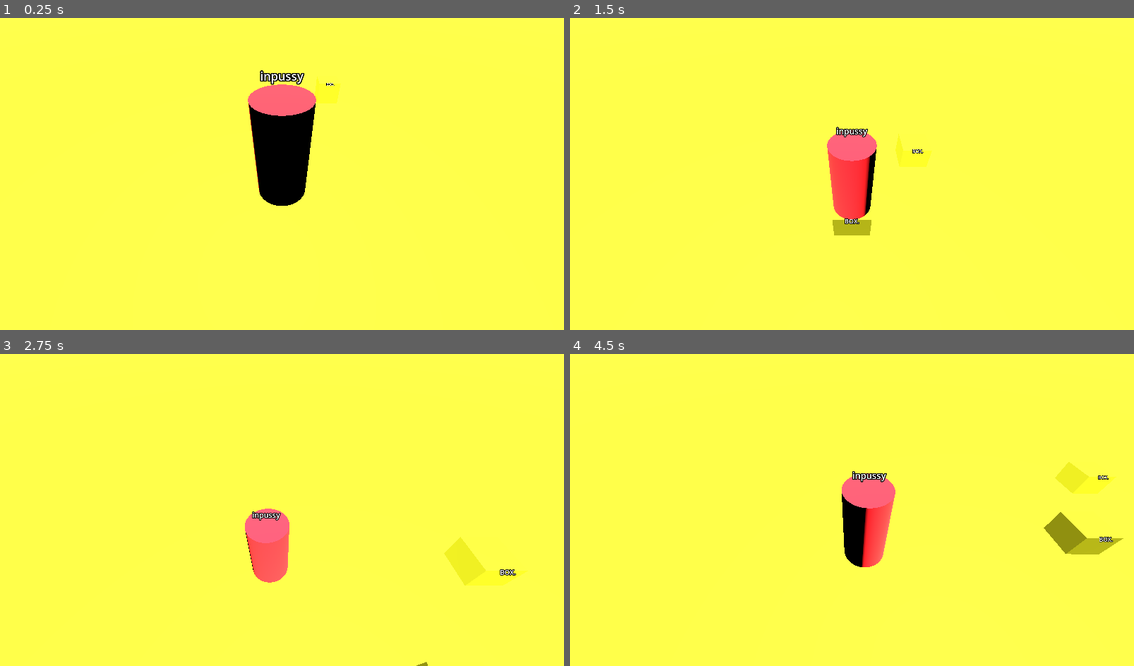
Above: before the commit, frames 1-4 (two rows, left to right).
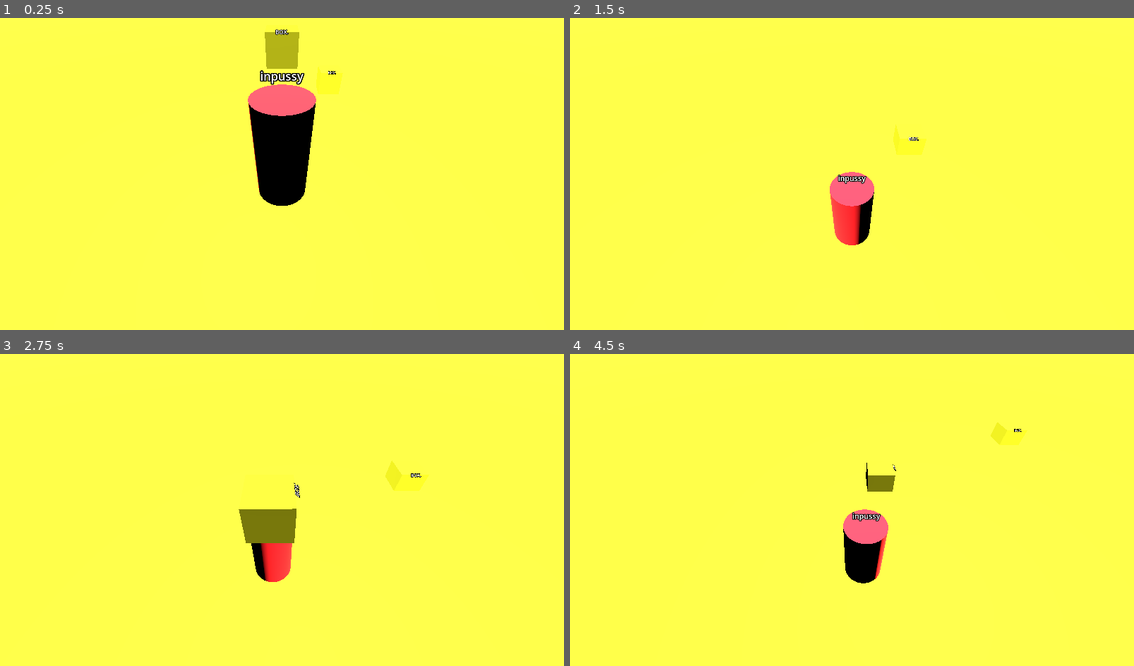
Above: after the commit, the same moments.

Repository: ferafiks/game-dzem-2
Game: Godot game, scene res://test_level.tscn
The game is run twice, just before and just after one commit, with the same random seed, the same clock (stepped at 60 frames per second) and the same inputs.
Inputs:
- Up to frame 1 (0.25 s): no input
- Up to frame 2 (1.5 s): tap Enter (ui_accept) at 0.5, 0.77, 1.07 s; hold Up (ui_up) from 0.53 s (still down); tap E (interact, bound only before the commit) at 0.6 s; tap Q (drop, bound only after the commit) at 0.8, 1.35 s
- Up to frame 3 (2.75 s): tap Enter (ui_accept) at 1.52, 1.55, 1.82, 2.1 s; release Up (ui_up) at 2.03 s; hold Left (ui_left) from 2.03 s (still down); tap E (interact, bound only before the commit) at 2.3 s
- Up to frame 4 (4.5 s): tap E (interact, bound only before the commit) at 2.85, 4.35 s; tap Enter (ui_accept) at 3.02, 3.32, 3.77, 3.8, 4.07 s; tap Q (drop, bound only after the commit) at 3.05, 3.6 s; release Left (ui_left) at 3.53 s; hold Down (ui_down) 3.53-4.28 s; hold Right (ui_right) from 4.28 s (still down)

The runs differ from the first frame. In frame 1, 1.0% of the frame differs, in the area x 46-61%, y 3-28%; in frame 2, 3.0%; in frame 3, 3.2%; in frame 4, 4.1%, in the area x 48-99%, y 21-74%.

Commit message:
GRABBING IS NOWLCDIUSADKJHJKHCFMBNAZDNHSAMZXNCBHJDSFERK,ZDSVHK<SKAX

Diff:
--- /dev/null
+++ b/crate.gd
@@ -0,0 +1,17 @@
+extends RigidBody3D
+
+
+# Called when the node enters the scene tree for the first time.
+func take(node_pos):
+	rotation = Vector3.ZERO
+	rotation.y = randf_range(0,359)
+	print(node_pos, get_parent_node_3d().position)
+	var correct_pos = node_pos
+	print(correct_pos)
+	position = correct_pos
+	if position == correct_pos:
+		print('TAKEN: ', self)
+		process_mode = Node.PROCESS_MODE_DISABLED
+func drop():
+	process_mode = Node.PROCESS_MODE_ALWAYS
+	print('DROPPED: ', self)
--- a/crate.tscn
+++ b/crate.tscn
@@ -1,17 +1,26 @@
 [gd_scene format=3 uid="uid://dsvbntut4fm2u"]
+
+[ext_resource type="Script" uid="uid://c088eseierot8" path="res://crate.gd" id="1_uep05"]
 
 [sub_resource type="BoxShape3D" id="BoxShape3D_4417n"]
 
 [sub_resource type="BoxMesh" id="BoxMesh_uep05"]
 
 [node name="Crate" type="RigidBody3D" unique_id=1698030415 groups=["grabbale"]]
+disable_mode = 1
+script = ExtResource("1_uep05")
 
 [node name="CollisionShape3D" type="CollisionShape3D" parent="." unique_id=494948200]
+transform = Transform3D(1, 0, 0, 0, 1, 0, 0, 0, 1, 0, 0.5, 0)
 shape = SubResource("BoxShape3D_4417n")
 
 [node name="MeshInstance3D" type="MeshInstance3D" parent="." unique_id=2128568234]
+transform = Transform3D(1, 0, 0, 0, 1, 0, 0, 0, 1, 0, 0.5, 0)
 mesh = SubResource("BoxMesh_uep05")
 
 [node name="Label3D" type="Label3D" parent="." unique_id=771356463]
-transform = Transform3D(1, 0, 0, 0, 0.70710677, 0.70710677, 0, -0.70710677, 0.70710677, 0, 0.49210835, 0.5301025)
+transform = Transform3D(1, 0, 0, 0, 0.70710677, 0.70710677, 0, -0.70710677, 0.70710677, 0, 1.0140084, 0.5301025)
 text = "BOX."
+
+[node name="CrateTopMarker3D" type="Marker3D" parent="." unique_id=455581682]
+transform = Transform3D(1, 0, 0, 0, 1, 0, 0, 0, 1, 0, 1, 0)
--- /dev/null
+++ b/customer.tscn
@@ -0,0 +1,18 @@
+[gd_scene format=3 uid="uid://qkkiksge1seq"]
+
+[sub_resource type="PrismMesh" id="PrismMesh_8l5f2"]
+
+[sub_resource type="ConcavePolygonShape3D" id="ConcavePolygonShape3D_7tiyv"]
+data = PackedVector3Array(0, 0.5, 0.5, 0.5, -0.5, 0.5, -0.5, -0.5, 0.5, 0, 0.5, -0.5, -0.5, -0.5, -0.5, 0.5, -0.5, -0.5, 0, 0.5, 0.5, 0, 0.5, -0.5, 0.5, -0.5, 0.5, 0, 0.5, -0.5, 0.5, -0.5, -0.5, 0.5, -0.5, 0.5, 0, 0.5, -0.5, 0, 0.5, 0.5, -0.5, -0.5, -0.5, 0, 0.5, 0.5, -0.5, -0.5, 0.5, -0.5, -0.5, -0.5, -0.5, -0.5, 0.5, 0.5, -0.5, 0.5, -0.5, -0.5, -0.5, 0.5, -0.5, 0.5, 0.5, -0.5, -0.5, -0.5, -0.5, -0.5)
+
+[node name="Customer" type="StaticBody3D" unique_id=495619890]
+
+[node name="MeshInstance3D" type="MeshInstance3D" parent="." unique_id=122064011]
+mesh = SubResource("PrismMesh_8l5f2")
+
+[node name="CollisionShape3D" type="CollisionShape3D" parent="." unique_id=1133539847]
+shape = SubResource("ConcavePolygonShape3D_7tiyv")
+
+[node name="Label3D" type="Label3D" parent="." unique_id=1743519795]
+transform = Transform3D(1, 0, 0, 0, 0.70710677, 0.70710677, 0, -0.70710677, 0.70710677, 0, 0, 0.6102022)
+text = "CUSTYOSKJA"
--- a/project.godot
+++ b/project.godot
@@ -21,9 +21,40 @@
 
 [input]
 
-interact={
+take={
 "deadzone": 0.2,
 "events": [Object(InputEventKey,"resource_local_to_scene":false,"resource_name":"","device":-1,"window_id":0,"alt_press …(192 unchanged characters)…
+, Object(InputEventMouseButton,"resource_local_to_scene":false,"resource_name":"","device":-1,"window_id":0,"alt_pressed":false,"shift_pressed":false,"ctrl_pressed":false,"meta_pressed":false,"button_mask":1,"position":Vector2(333, 25),"global_position":Vector2(342, 73),"factor":1.0,"button_index":1,"canceled":false,"pressed":true,"double_click":false,"script":null)
+]
+}
+drop={
+"deadzone": 0.2,
+"events": [Object(InputEventKey,"resource_local_to_scene":false,"resource_name":"","device":-1,"window_id":0,"alt_pressed":false,"shift_pressed":false,"ctrl_pressed":false,"meta_pressed":false,"pressed":false,"keycode":0,"physical_keycode":81,"key_label":0,"unicode":113,"location":0,"echo":false,"script":null)
+, Object(InputEventMouseButton,"resource_local_to_scene":false,"resource_name":"","device":-1,"window_id":0,"alt_pressed":false,"shift_pressed":false,"ctrl_pressed":false,"meta_pressed":false,"button_mask":2,"position":Vector2(156, 12),"global_position":Vector2(165, 60),"factor":1.0,"button_index":2,"canceled":false,"pressed":true,"double_click":false,"script":null)
+]
+}
+up={
+"deadzone": 0.2,
+"events": [Object(InputEventKey,"resource_local_to_scene":false,"resource_name":"","device":-1,"window_id":0,"alt_pressed":false,"shift_pressed":false,"ctrl_pressed":false,"meta_pressed":false,"pressed":false,"keycode":0,"physical_keycode":87,"key_label":0,"unicode":119,"location":0,"echo":false,"script":null)
+, Object(InputEventKey,"resource_local_to_scene":false,"resource_name":"","device":-1,"window_id":0,"alt_pressed":false,"shift_pressed":false,"ctrl_pressed":false,"meta_pressed":false,"pressed":false,"keycode":0,"physical_keycode":4194320,"key_label":0,"unicode":0,"location":0,"echo":false,"script":null)
+]
+}
+down={
+"deadzone": 0.2,
+"events": [Object(InputEventKey,"resource_local_to_scene":false,"resource_name":"","device":-1,"window_id":0,"alt_pressed":false,"shift_pressed":false,"ctrl_pressed":false,"meta_pressed":false,"pressed":false,"keycode":0,"physical_keycode":83,"key_label":0,"unicode":115,"location":0,"echo":false,"script":null)
+, Object(InputEventKey,"resource_local_to_scene":false,"resource_name":"","device":-1,"window_id":0,"alt_pressed":false,"shift_pressed":false,"ctrl_pressed":false,"meta_pressed":false,"pressed":false,"keycode":0,"physical_keycode":4194322,"key_label":0,"unicode":0,"location":0,"echo":false,"script":null)
+]
+}
+left={
+"deadzone": 0.2,
+"events": [Object(InputEventKey,"resource_local_to_scene":false,"resource_name":"","device":-1,"window_id":0,"alt_pressed":false,"shift_pressed":false,"ctrl_pressed":false,"meta_pressed":false,"pressed":false,"keycode":0,"physical_keycode":65,"key_label":0,"unicode":97,"location":0,"echo":false,"script":null)
+, Object(InputEventKey,"resource_local_to_scene":false,"resource_name":"","device":-1,"window_id":0,"alt_pressed":false,"shift_pressed":false,"ctrl_pressed":false,"meta_pressed":false,"pressed":false,"keycode":0,"physical_keycode":4194319,"key_label":0,"unicode":0,"location":0,"echo":false,"script":null)
+]
+}
+right={
+"deadzone": 0.2,
+"events": [Object(InputEventKey,"resource_local_to_scene":false,"resource_name":"","device":-1,"window_id":0,"alt_pressed":false,"shift_pressed":false,"ctrl_pressed":false,"meta_pressed":false,"pressed":false,"keycode":0,"physical_keycode":68,"key_label":0,"unicode":100,"location":0,"echo":false,"script":null)
+, Object(InputEventKey,"resource_local_to_scene":false,"resource_name":"","device":-1,"window_id":0,"alt_pressed":false,"shift_pressed":false,"ctrl_pressed":false,"meta_pressed":false,"pressed":false,"keycode":0,"physical_keycode":4194321,"key_label":0,"unicode":0,"location":0,"echo":false,"script":null)
 ]
 }
 
--- a/steampussy.gd
+++ b/steampussy.gd
@@ -3,24 +3,21 @@
 
 const SPEED = 5.0
 const JUMP_VELOCITY = 4.5
-
-
+const GRAB_LIMIT = 4
+var crate_slowness : float
 func _physics_process(delta: float) -> void:
+	crate_slowness = 1 - (float($Hand.get_child_count())/GRAB_LIMIT)
 	# Add the gravity.
 	if not is_on_floor():
 		velocity += get_gravity() * delta
 
-	# Handle jump.
-	if Input.is_action_just_pressed("ui_accept") and is_on_floor():
-		velocity.y = JUMP_VELOCITY
-
 	# Get the input direction and handle the movement/deceleration.
 	# As good practice, you should replace UI actions with custom gameplay actions.
-	var input_dir := Input.get_vector("ui_left", "ui_right", "ui_up", "ui_down")
+	var input_dir := Input.get_vector("left", "right", "up", "down")
 	var direction := (transform.basis * Vector3(input_dir.x, 0, input_dir.y)).normalized()
 	if direction:
-		velocity.x = direction.x * SPEED
-		velocity.z = direction.z * SPEED
+		velocity.x = direction.x * SPEED * crate_slowness
+		velocity.z = direction.z * SPEED * crate_slowness
 	else:
 		velocity.x = move_toward(velocity.x, 0, SPEED)
 		velocity.z = move_toward(velocity.z, 0, SPEED)
@@ -28,14 +25,21 @@
 
 
 	#moevement
-	if Input.is_action_just_pressed("interact"):
+	if Input.is_action_just_pressed("take"):
 		for thing in $Area3D.get_overlapping_bodies():
-			print(thing)
-			if thing.is_in_group("grabbale"):
-				if $Hand.get_child_count() == 0:
+			#print(thing)
+			if thing.is_in_group("grabbale") and thing.get_parent() is Marker3D == false:
+				if $Hand.get_child_count() < GRAB_LIMIT:
+					var latest_marker
+					if $Hand.find_children('*','Marker3D',true):
+						latest_marker = $Hand.find_children('*','Marker3D',true)[-1].position
+					else:
+						latest_marker = Vector3.ZERO
+					print(latest_marker)
 					thing.reparent($Hand)
+					thing.take(latest_marker)
 					break
-				else:
-					#drop
-					$Hand.get_child(0).reparent($'..')
-					break
+	if Input.is_action_just_pressed("drop"):
+		if !$Hand.get_children().is_empty():
+			$Hand.get_children()[-1].drop()
+			$Hand.get_children()[-1].reparent($'..')
--- a/steampussy.tscn
+++ b/steampussy.tscn
@@ -36,7 +36,7 @@
 script = ExtResource("4_p1h76")
 
 [node name="Hand" type="Marker3D" parent="." unique_id=1524337348]
-transform = Transform3D(1, 0, 0, 0, 1, 0, 0, 0, 1, -1.1920929e-07, -0.01599437, 0.96945035)
+transform = Transform3D(1, 0, 0, 0, 1, 0, 0, 0, 1, 0, 1, 0)
 
 [node name="Area3D" type="Area3D" parent="." unique_id=862536679]
 
--- a/test_level.tscn
+++ b/test_level.tscn
@@ -17,7 +17,7 @@
 debug_color = Color(0.08708038, 0.50495064, 7.70092e-07, 0.41960785)
 
 [node name="MeshInstance3D" type="MeshInstance3D" parent="StaticBody3D" unique_id=1390047189]
-transform = Transform3D(1, 0, 0, 0, 1, 0, 0, 0, 1, 0.10857344, 0.19109976, 0.057634845)
+transform = Transform3D(1, 0, 0, 0, 1, 0, 0, 0, 1, 0.11841607, 0.20739758, 0.066263214)
 mesh = SubResource("PlaneMesh_gojnm")
 
 [node name="OmniLight3D" type="OmniLight3D" parent="." unique_id=1207708050]
@@ -33,7 +33,7 @@
 transform = Transform3D(1, 0, 0, 0, 0.7071068, 0.7071068, 0, -0.7071068, 0.7071068, 9.536743e-07, 5.5406947, 3.6975923)
 
 [node name="Crate" parent="." unique_id=1698030415 instance=ExtResource("2_1c2mv")]
-transform = Transform3D(1, 0, 0, 0, 1, 0, 0, 0, 1, 0, 0.44380522, -2.1600285)
+transform = Transform3D(1, 0, 0, 0, 1, 0, 0, 0, 1, 0, 3.4087868, -2.1600285)
 
 [node name="Crate2" parent="." unique_id=2084052760 instance=ExtResource("2_1c2mv")]
 transform = Transform3D(1, 0, 0, 0, 1, 0, 0, 0, 1, 2.2743149, 1.3170943, -4.911859)
Not shown, added: crate.gd.uid
